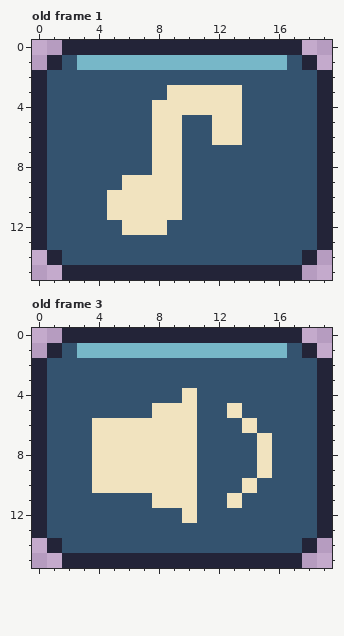
One commit to this pixel-art file: BillusBucket/Assets/Sources/ui-audio.aseprite. Above is the file before it was changed.
20x16 pixels, 4 frames. Shown: old frame 1, old frame 3.
Once edited:
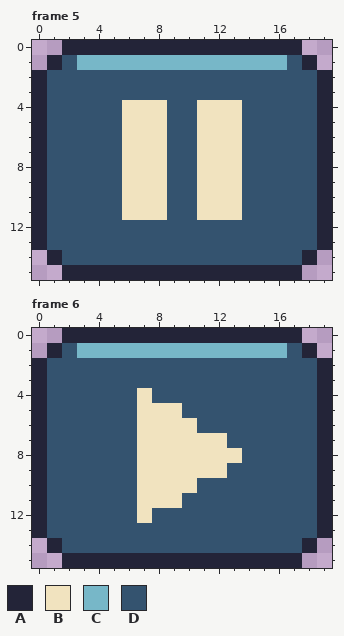
Palette (. is transparent): A #232438  B #f1e3bf  C #77b7c8  D #34536f
A new or re-ordered frame is compared with the old frame closest to it.
Changes in this commit:
frames 4 -> 6
Frame 5 is new; against old frame 1:
y 3: x 9..13 BBBBB -> DDDDD
y 4: x 6..7 DD -> BB; x 9..10 BB -> DD
y 5..6: x 6..7 DD -> BB; x 9 B -> D; x 11 D -> B
y 7..8: x 6..7 DD -> BB; x 9 B -> D; x 11..13 DDD -> BBB
y 9: x 9 B -> D; x 11..13 DDD -> BBB
y 10..11: x 5 B -> D; x 9 B -> D; x 11..13 DDD -> BBB
y 12: x 6..8 BBB -> DDD
Frame 6 is new; against old frame 3:
y 4: x 7 D -> B; x 10 B -> D
y 5: x 7 D -> B; x 10 B -> D; x 13 B -> D
y 6: x 4..6 BBB -> DDD; x 14 B -> D
y 7: x 4..6 BBB -> DDD; x 11..12 DD -> BB; x 15 B -> D
y 8: x 4..6 BBB -> DDD; x 11..13 DDD -> BBB; x 15 B -> D
y 9: x 4..6 BBB -> DDD; x 11..12 DD -> BB; x 15 B -> D
y 10: x 4..6 BBB -> DDD; x 14 B -> D
y 11: x 7 D -> B; x 10 B -> D; x 13 B -> D
y 12: x 7 D -> B; x 10 B -> D
Where, in picture pixels (left, top, right, bottom), the same in both pictures:
changed: (107, 85, 242, 235)
changed: (92, 388, 272, 523)
